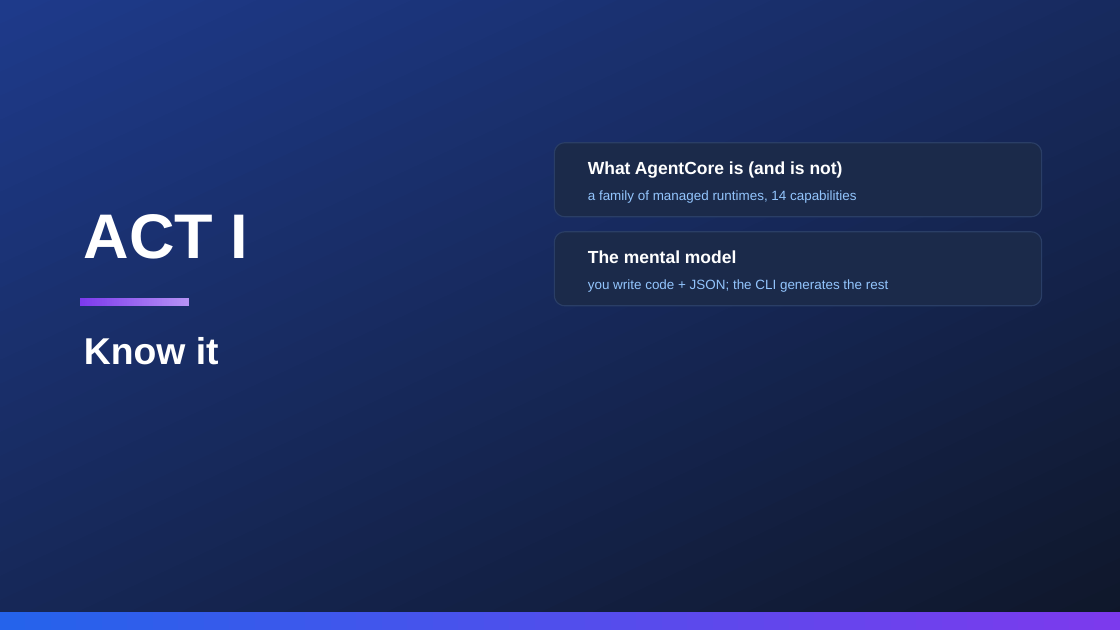
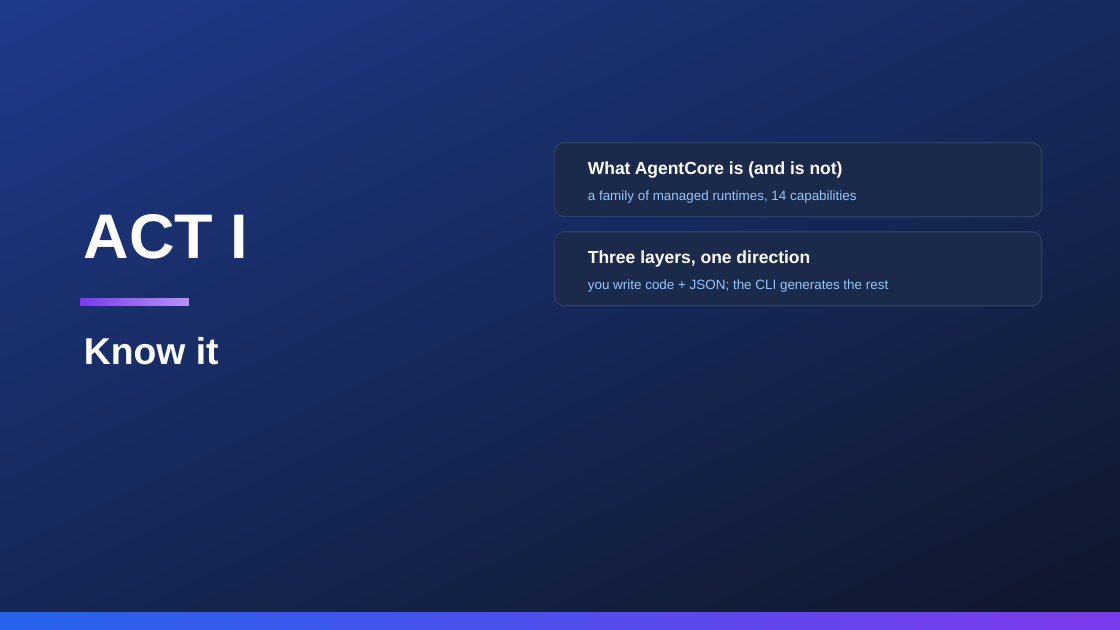
Before and after one commit to pinxiong/bedrock-agentcore-in-action, a slide deck: slide 4 of articles/decks/aws-agentcore-under-the-hood.pptx. Drawn at 1120x630 pixels with LibreOffice and Linux fonts; fonts in the diff are those of the drawing. Boxes give left, top, right and bottom in pixels: in the first picture for what was removed or moved away, otherwise in the second. Text is boxed around its words. In the diff, an @@ line names an element or a change of style, - is before the commit and + after.

Commit message:
a0: drop 'mental model' terminology in favor of plain structure wording
The term drifted between two referents: the three-layer project structure
and the one rule (you write code + JSON, the CLI generates the rest).
Per user decision the term is removed entirely:
- en heading 'The mental model: three layers' -> 'Three layers, one direction'
- zh '三层心智模型' -> '三层结构，一个方向'
- deck agenda + ACT I divider + F2 slide kicker updated
- F2 figure kicker MENTAL MODEL -> STRUCTURE

```diff
--- a/articles/decks/aws-agentcore-under-the-hood.pptx
+++ b/articles/decks/aws-agentcore-under-the-hood.pptx
@@ text at (588,250,810,267): text changed @@
-The mental model
+Three layers, one direction
```
Also in this commit, not shown: 2 other slides changed, 7 other files.
